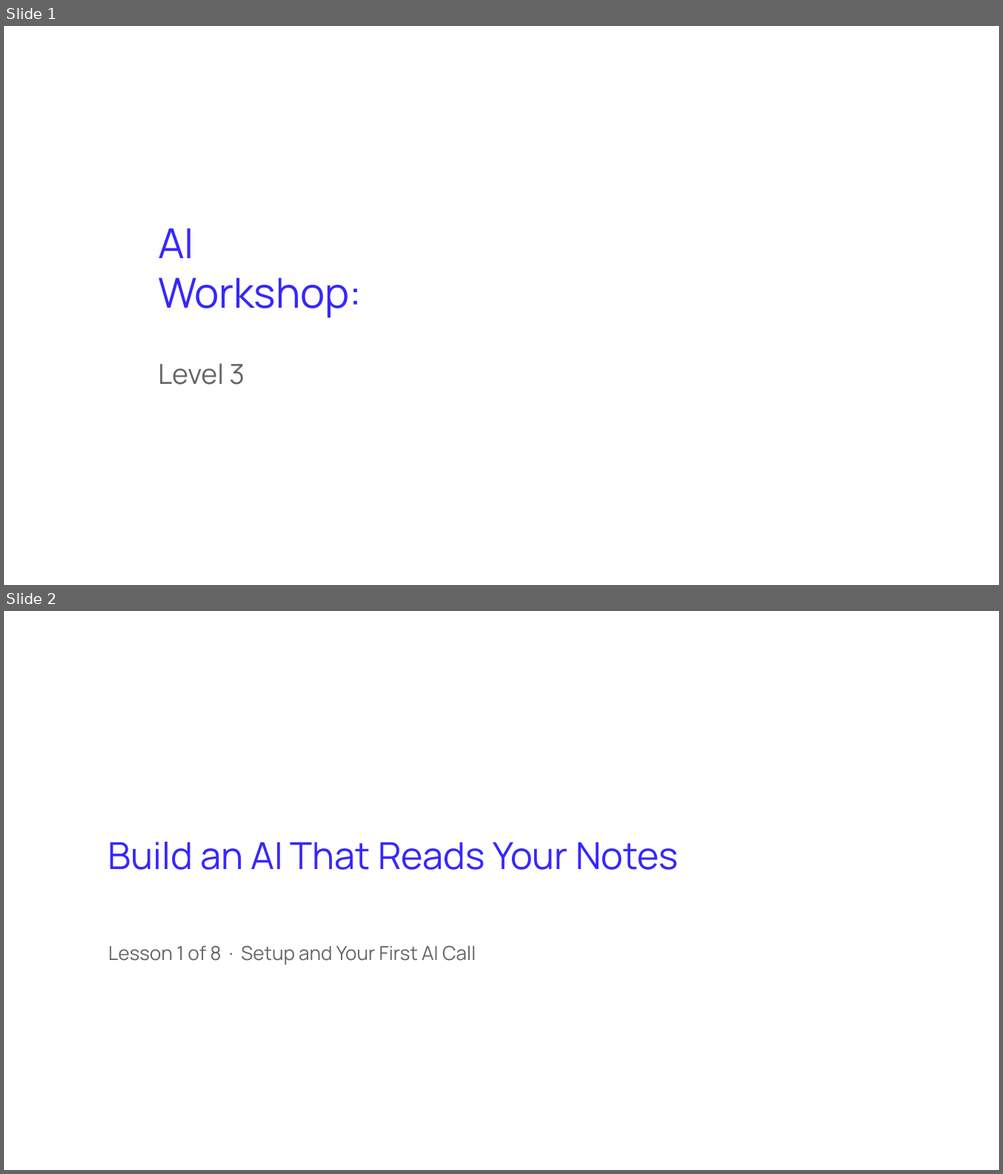
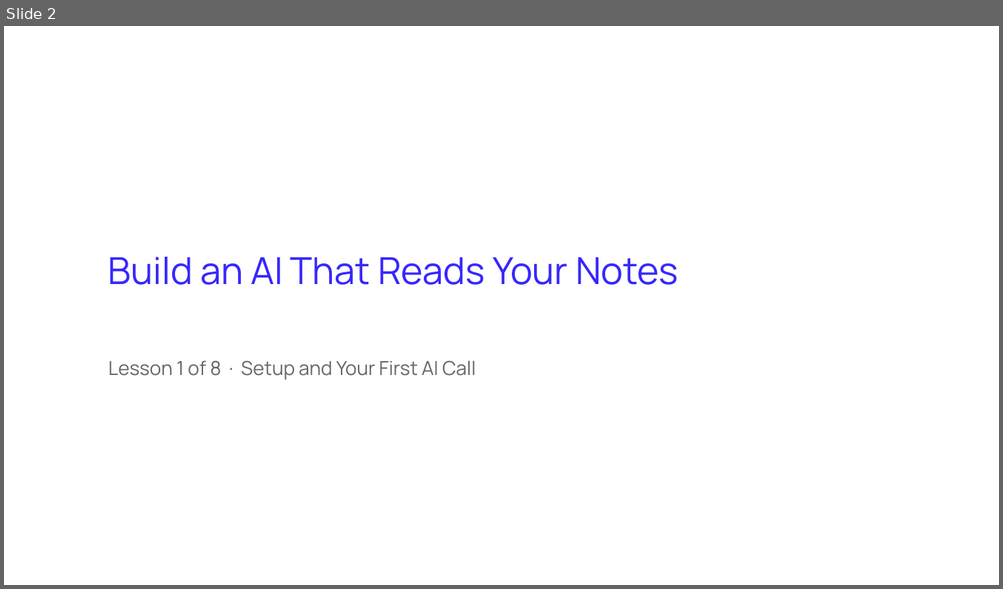
Before and after one commit to ArtyoMKo/tumo_month_workshop, a slide deck: slides/Lesson 1 - Setup and Your First AI Call.pptx. Shown one above the other, each under a label of ours: slides 1 and 2 before the commit, slide 2 after it. The pictures are 1003x1174 and 1003x589 pixels, drawn with LibreOffice and Linux fonts; fonts in the diff are those of the drawing. Boxes give left, top, right and bottom in pixels: in the first picture for what was removed or moved away, otherwise in the second. Text is boxed around its words. In the diff, an @@ line names an element or a change of style, - is before the commit and + after.

```diff
--- a/slides/Lesson 1 - Setup and Your First AI Call.pptx
+++ b/slides/Lesson 1 - Setup and Your First AI Call.pptx
@@ slide 1 removed at <box>4,26,999,585</box>, background #FFFFFF @@
@@ text removed at <box>158,228,361,318</box> @@
-AI
-Workshop:
@@ text removed at <box>158,363,244,385</box> @@
-Level 3
```
Also in this commit, not shown: 7 slides changed, 1 slide added, 2 other files.
